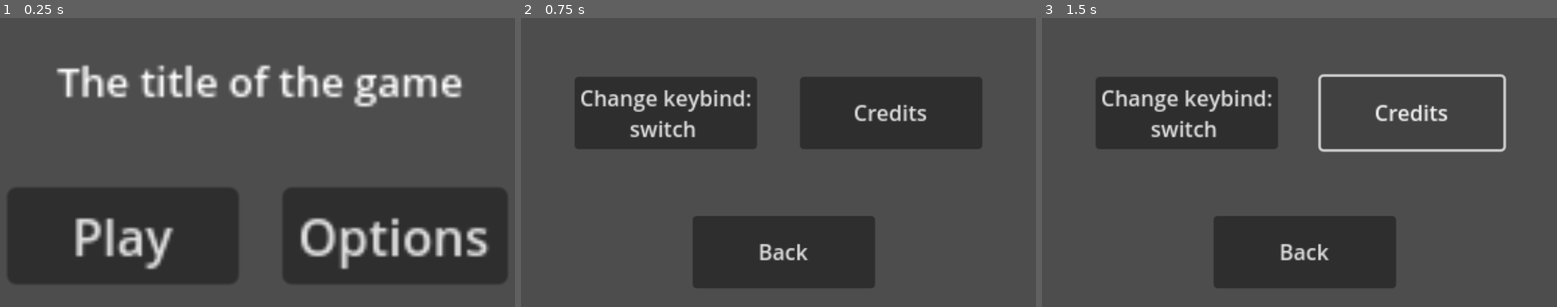
Above: before the commit, frames 1-3 (left to right).
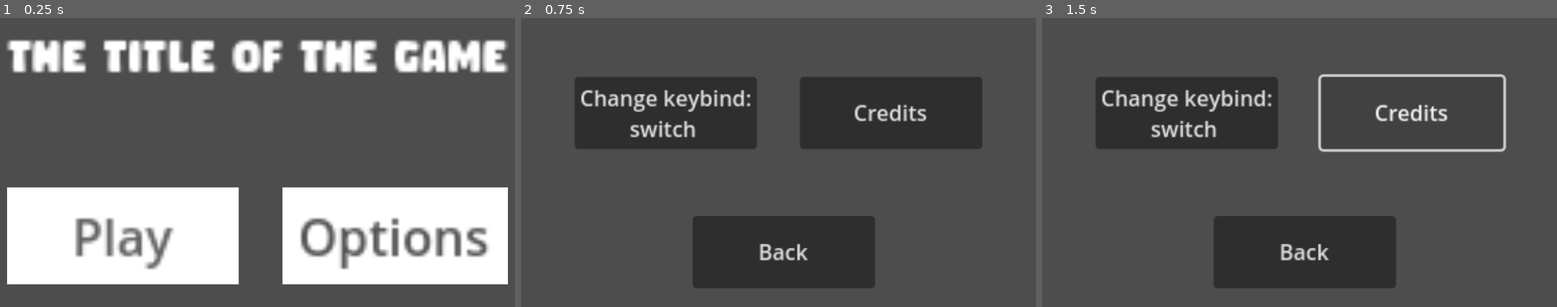
Above: after the commit, the same moments.

Repository: FaunuX/GMTK
Game: Godot game, scene res://title_screen.tscn
Two runs of this game, one before a commit and one after it. Both use one fixed random seed, a clock stepped at 60 frames per second and the inputs below. The engine's default icon, where the game draws it, is replaced by a stand-in: a white triangle on a blue panel in a dark square.
Inputs:
- Up to frame 1 (0.25 s): no input
- Up to frame 2 (0.75 s): click "Options" at 0.5 s
- Up to frame 3 (1.5 s): click "Credits" at 1.25 s

The runs differ from the first frame. In frame 1, 42% of the frame differs, in the area x 1-99%, y 7-93%; in frame 2, nothing differs; in frame 3, nothing differs.

Commit message:
Updated title screen and options menu

Diff:
--- a/title_screen.tscn
+++ b/title_screen.tscn
@@ -1,18 +1,34 @@
-[gd_scene load_steps=4 format=3 uid="uid://b3mqwvlo4nyy2"]
+[gd_scene load_steps=9 format=3 uid="uid://b3mqwvlo4nyy2"]
 
+[ext_resource type="FontFile" uid="uid://c8at56y52mmo8" path="res://Chibolddemo-1GD7g.ttf" id="1_2xvef"]
 [ext_resource type="Script" path="res://Optionsbutton.gd" id="1_4arop"]
 [ext_resource type="Script" path="res://Startbutton.gd" id="2_r2d8u"]
 
 [sub_resource type="LabelSettings" id="LabelSettings_aakov"]
 font_size = 13
 
+[sub_resource type="StyleBoxFlat" id="StyleBoxFlat_gqlkc"]
+bg_color = Color(1, 1, 1, 1)
+
+[sub_resource type="Theme" id="Theme_7vogn"]
+Button/colors/font_color = Color(0.329412, 0.329412, 0.329412, 1)
+Button/styles/normal = SubResource("StyleBoxFlat_gqlkc")
+
+[sub_resource type="StyleBoxFlat" id="StyleBoxFlat_hqilw"]
+bg_color = Color(1, 1, 1, 1)
+
+[sub_resource type="Theme" id="Theme_mxqkk"]
+Button/colors/font_color = Color(0.384314, 0.384314, 0.384314, 1)
+Button/styles/normal = SubResource("StyleBoxFlat_hqilw")
+
 [node name="Title screen" type="Node2D"]
 
 [node name="Label" type="Label" parent="."]
-offset_left = -64.0
-offset_top = -35.0
-offset_right = 96.0
-offset_bottom = -9.0
+offset_left = -80.0
+offset_top = -41.0
+offset_right = 80.0
+offset_bottom = -15.0
+theme_override_fonts/font = ExtResource("1_2xvef")
 text = "The title of the game"
 label_settings = SubResource("LabelSettings_aakov")
 
@@ -21,6 +37,7 @@
 offset_top = 8.0
 offset_right = 80.0
 offset_bottom = 39.0
+theme = SubResource("Theme_7vogn")
 text = "Options"
 text_overrun_behavior = 3
 script = ExtResource("1_4arop")
@@ -30,6 +47,7 @@
 offset_top = 8.0
 offset_right = -6.0
 offset_bottom = 39.0
+theme = SubResource("Theme_mxqkk")
 text = "    Play    "
 script = ExtResource("2_r2d8u")
 
Binary file added: Chibolddemo-1GD7g.ttf
Not shown, added: Chibolddemo-1GD7g.ttf.import
